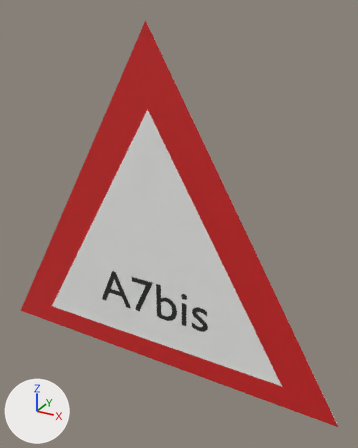
Two versions of the glTF model panneaux/01_A_danger/A7bis.glb, one commit apart.
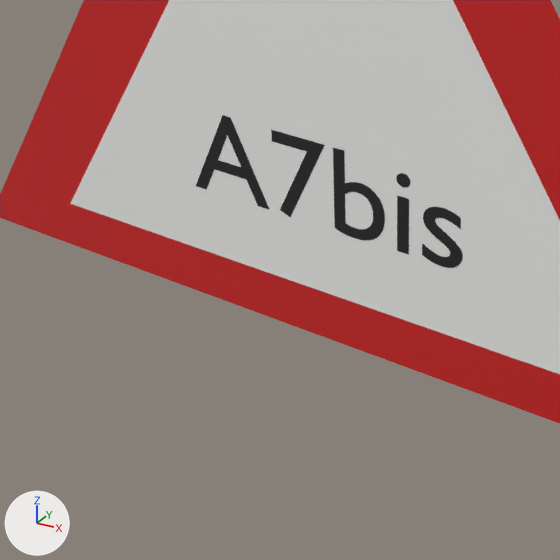
Old and new are each drawn whole from a 50 mm camera at (0.594, -0.937, 0.604) aimed at (0.065, 0.024, 0.123) and again close up on the part from 7% to 69% of the width and 50% to 100% of the height. The lights are fixed; the arrows at lower left show +X, +Y and +Z. The last two pictures show the newer version. Where no turn or scale is listed for an object, it has been applied to the vertices. Vertices at exactly the same position are counted once.

Objects in the first close-up: 'A7bis_ext00', 'A7bis_int01', 'A7bis_txt02'.
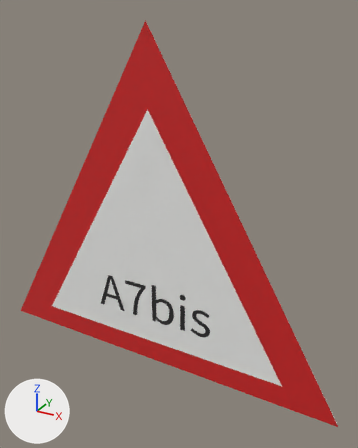
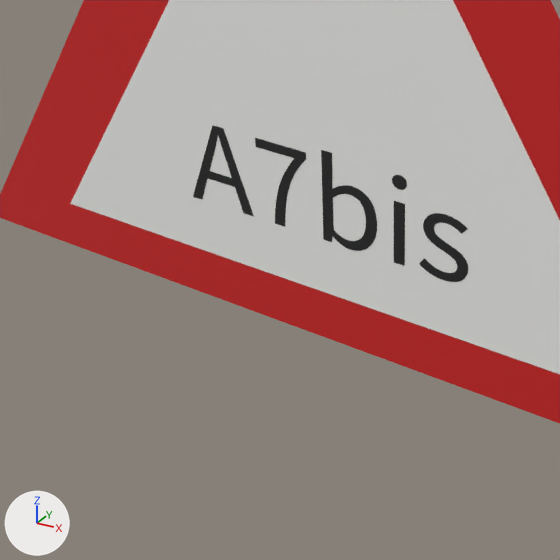
Boxes (x1, y1, x2, y2) around the edits, measured in the close-ups (560 x 560 px; the box of a moved part takes in the faces that stretch with it):
'A7bis_txt02', reshaped
    before: (196, 115, 463, 268)
    after: (193, 125, 468, 282)
part 1 of me_t_434, added (black)
    after: (394, 201, 405, 266)
part 2 of me_t_434, rebuilt (16% narrower)
    before: (196, 115, 269, 209)
    after: (193, 125, 254, 216)
part 3 of me_t_434, rebuilt
    before: (271, 130, 324, 217)
    after: (255, 138, 306, 227)
part 4 of me_t_434, deleted (black)
    before: (397, 196, 409, 254)
part 5 of me_t_434, moved or reshaped
    before: (333, 148, 463, 268)
    after: (321, 150, 468, 282)

The change, as a diff of the scene's bpy script:
```diff
--- a/panneaux/01_A_danger/A7bis.glb.py
+++ b/panneaux/01_A_danger/A7bis.glb.py
@@ me_t_434 @@
 # used by ob_a7bis_txt02; location = (0.0, -0.002, -0.1)
-me_t_434.from_pydata(...)  # 606 vertices, 1196 faces; spans x -0.166..0.161, y 0.0, z -0.045..0.057
+me_t_434.from_pydata(...)  # 734 vertices, 1452 faces; spans x -0.172..0.167, y 0.0, z -0.061..0.049
+# me_t_434 part 1: a new loose piece, a box spanning x 0.08336..0.09591, y -0.0002..0.0002, z -0.05948..0.0146, in mat_noir_pictogramme (black #272727)
+# me_t_434 part 2: the loose piece of 22 vertices spanning x -0.166..-0.069, y 0.0, z -0.044..0.057 is rebuilt with 72 vertices and now spans x -0.172..-0.09, y 0.0, z -0.059..0.041
+# me_t_434 part 3: the loose piece of 12 vertices spanning x -0.062..0.003, y 0.0, z -0.045..0.056 is rebuilt with 58 vertices and now spans x -0.083..-0.02, y 0.0, z -0.059..0.041
+# me_t_434 part 4: the loose piece of 8 vertices spanning x 0.087..0.101, y 0.0, z -0.044..0.022 is deleted
+# me_t_434 part 5: 2 vertices moved within x 0.131, y 0.0, z 0.003; 552 vertices removed from x 0.013..0.161, y 0.0, z -0.045..0.056; 584 vertices added at x -0.001..0.167, y 0.0, z -0.061..0.049
 me_t_434.materials.append(mat_noir_pictogramme)
```
